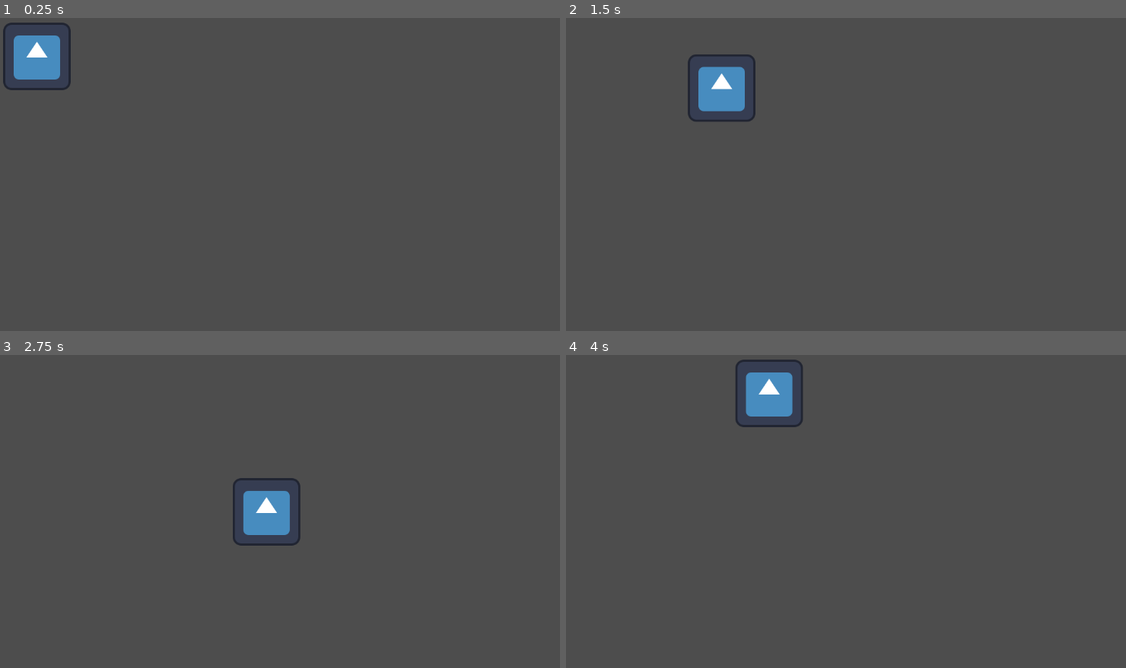
Above: before the commit, frames 1-4 (two rows, left to right).
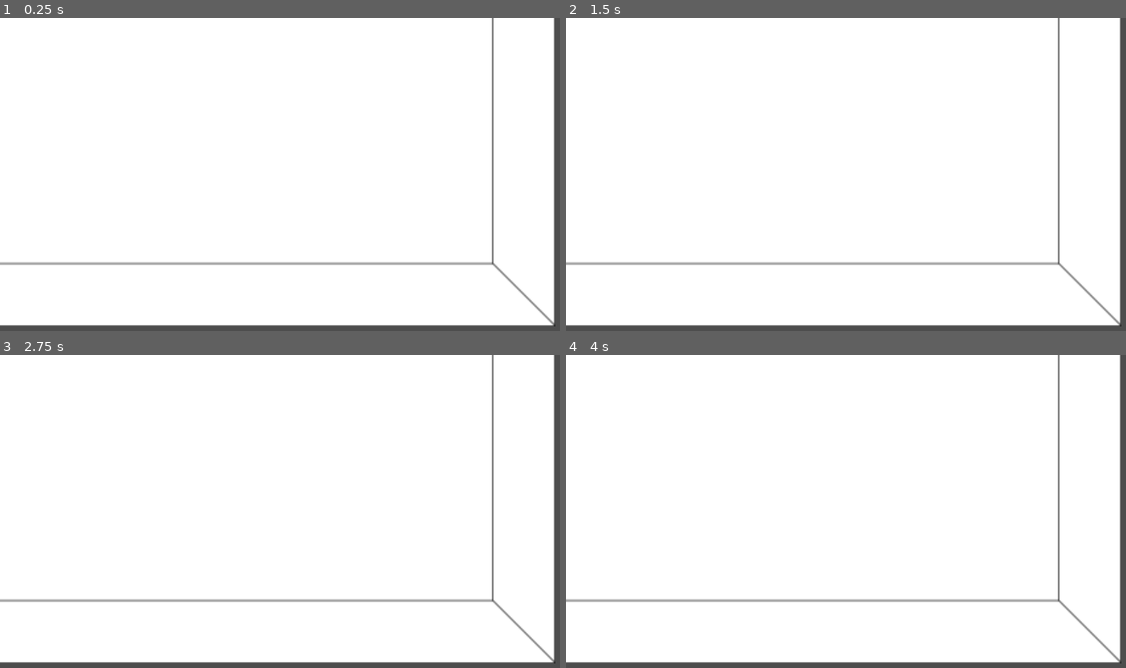
Above: after the commit, the same moments.

Repository: DeeJayAdi/test-of-might
Game: Godot game, scene res://scenes/maps/Tutorial.tscn
Same seed, same stepped clock (60 frames per second), same inputs: the game is played once before the commit and once after it. Before the commit the project starts from res://scenes/player/player.tscn. The engine's default icon, where the game draws it, is replaced by a stand-in: a white triangle on a blue panel in a dark square.
Inputs:
- Up to frame 1 (0.25 s): no input
- Up to frame 2 (1.5 s): tap Enter at 0.5 s; hold D (right) 0.53-1.28 s; hold S (down) from 1.28 s (still down)
- Up to frame 3 (2.75 s): release S (down) at 2.03 s; hold D (right) from 2.03 s (still down)
- Up to frame 4 (4 s): release D (right) at 2.78 s; hold W (up) 2.78-3.53 s; hold A (left) from 3.53 s (still down)

The runs differ from the first frame. In frame 1, 97% of the frame differs, in the area x 0-100%, y 0-99%; in frame 2, 97%; in frame 3, 97%; in frame 4, 97%.

Commit message:
zmienilem glowna scene na na mape startowa, i dodalem tymczasowy punkt odniesienia

Diff:
--- a/src/test-of-might/project.godot
+++ b/src/test-of-might/project.godot
@@ -11,7 +11,7 @@
 [application]
 
 config/name="Test of Might"
-run/main_scene="uid://b60ho6btoc5of"
+run/main_scene="uid://d30f5dgjsj02l"
 config/features=PackedStringArray("4.5", "Forward Plus")
 config/icon="res://icon.svg"
 
--- a/src/test-of-might/scenes/player/player.tscn
+++ b/src/test-of-might/scenes/player/player.tscn
@@ -7,7 +7,6 @@
 size = Vector2(130, 130)
 
 [node name="player" type="CharacterBody2D"]
-position = Vector2(70, 73)
 script = ExtResource("1_dovo2")
 speed = 300
 
